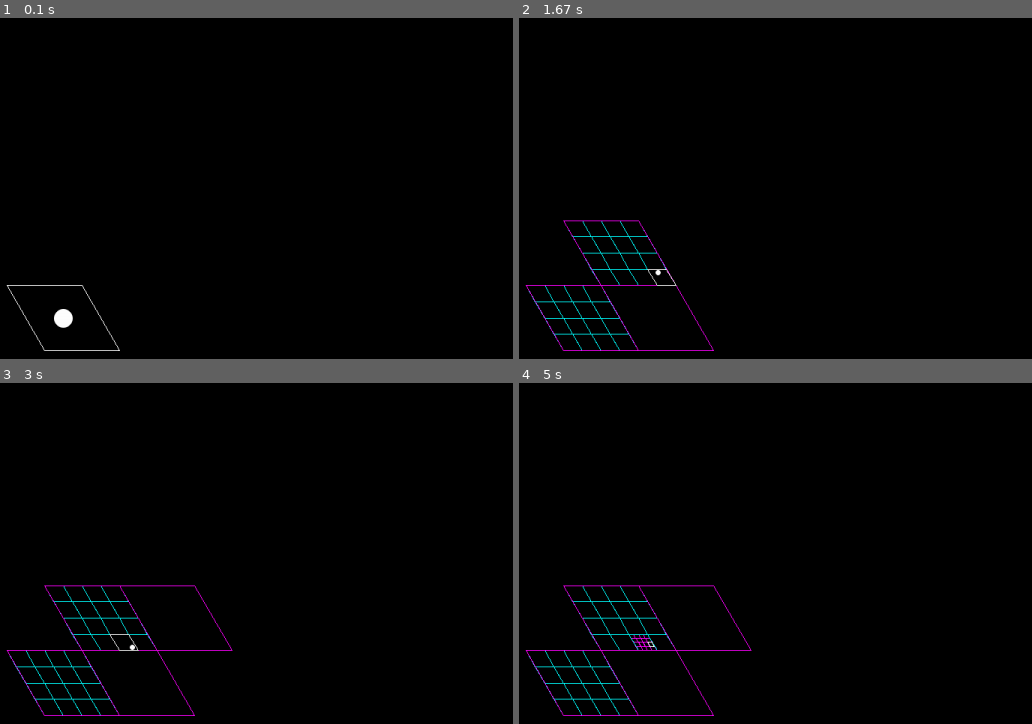
Above: before the commit, frames 1-4 (two rows, left to right).
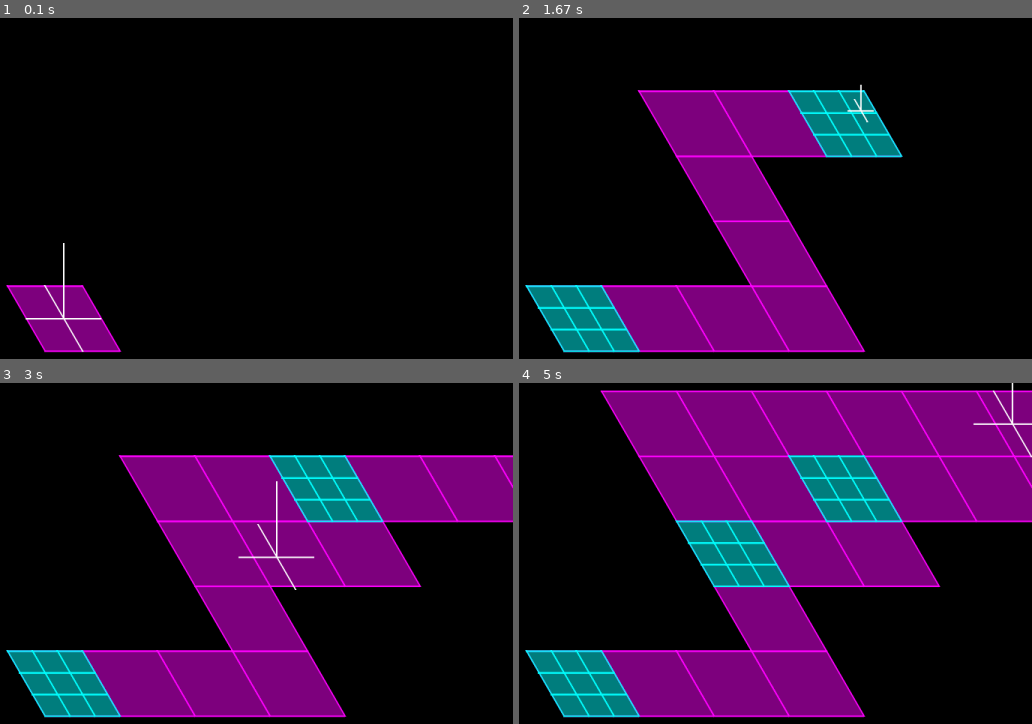
Above: after the commit, the same moments.

Repository: MathewKJ2048/pygame-jam-spring-2025
Game: pygame game, started from src/main.py
Two runs of this game, one before a commit and one after it. Both use one fixed random seed, a clock stepped at 60 frames per second and the inputs below.
Inputs:
- Up to frame 1 (0.1 s): no input
- Up to frame 2 (1.67 s): tap S at 0.33, 1.65 s; hold Right 0.67-1.13 s; hold Up 1.17-1.47 s; hold Right from 1.5 s (still down)
- Up to frame 3 (3 s): release Right at 1.97 s; hold Left 2-2.53 s; hold Down 2.57-2.87 s; hold Left from 2.9 s (still down)
- Up to frame 4 (5 s): tap S at 3.05 s; release Left at 3.3 s; hold Up 3.33-3.7 s; hold Right 3.73-4.37 s; hold Left from 4.8 s (still down)

The runs differ from the first frame. In frame 1, 3.1% of the frame differs, in the area x 1-24%, y 65-99%; in frame 2, 27%; in frame 3, 38%; in frame 4, 53%, in the area x 1-100%, y 0-99%.

Commit message:
rendering update and size for placed objects

Diff:
--- a/src/builder.py
+++ b/src/builder.py
@@ -1,7 +1,7 @@
 from conf import *
 from object import *
 
-class Builder(GameObject):
+class Builder(PlacedObject):
 	def __init__(self):
 		super().__init__()
 		self.v = Vector2(0,0)
--- a/src/conf.py
+++ b/src/conf.py
@@ -27,14 +27,24 @@
 WIDTH = 1200
 HEIGHT = 800
 
-SUBDIVISION = 4
+SUBDIVISION = 3
 
 CAMERA_CONSTANT_SCALE = 100
 
 I = Vector2(1,0)
 J = Vector2(0,1)
 
+I3 = Vector3(1,0,0)
+J3 = Vector3(0,1,0)
+K3 = Vector3(0,0,1)
+
 VELOCITY = 8
 
 def unit_vector(theta):
 	return math.cos(theta)*I + math.sin(theta)*J
+
+def make_pair_list(base_list):
+	pair_list = []
+	for i in range(len(base_list)):
+		pair_list.append((base_list[i],base_list[(i+1)%len(base_list)]))
+	return pair_list
--- a/src/object.py
+++ b/src/object.py
@@ -1,7 +1,6 @@
 from conf import *
 
 class GameObject:
-	color = WHITE
 	def __init__(self,parent=None):
 		self.r = Vector2(0,0)
 		self.set_parent(parent)
@@ -14,3 +13,13 @@
 		else:
 			self.parent = None
 			self.level = 0
+	def get_lines(self):
+		return [(I3/2,-I3/2),(J3/2,-J3/2),(I3-I3,K3)]
+	def get_color(self):
+		return WHITE
+	def get_width(self):
+		return 2
+
+class PlacedObject(GameObject):
+	def size(self):
+		return SUBDIVISION**(-self.level+1)
--- a/src/render.py
+++ b/src/render.py
@@ -15,33 +15,38 @@
 	return project(v,game)
 
 
-def render_space(surface,s,game,color_override = None):
-	r = Vector3(s.r.x,s.r.y,0)
-	neighbours = [Vector3(1/2,1/2,0),Vector3(1/2,-1/2,0),Vector3(-1/2,-1/2,0),Vector3(-1/2,1/2,0)]
-	screen_points = [project3(r+n*s.size(),game) for n in neighbours]
-	color = MAGENTA
-	if s.level % 2 == 1:
-		color = CYAN
-	if color_override:
-		color = color_override
-	pygame.draw.polygon(surface,color,screen_points,width=1)
+def render_object(surface,o,game):
+	r0 = Vector3(o.r.x,o.r.y,0)
+	pairs = o.get_lines()
+	def transform(r):
+		return project3(r0 + r*o.size(),game)
+	def transform_pair(p):
+		u, v = p
+		return (transform(u),transform(v))
+	point_pairs = [transform_pair(l) for l in pairs]
+	for pp in point_pairs:
+		pygame.draw.aaline(surface,o.get_color(),pp[0],pp[1],width=o.get_width())
 
-def render_object(surface,o,game):
-	r = Vector3(o.r.x,o.r.y,0)
-	size = CAMERA_CONSTANT_SCALE/2 * game.scale * o.size()
-	pygame.draw.aacircle(surface,type(o).color,project3(r,game),size)
+def render_surface_base(surface,s,game):
+	points = [project3(Vector3(s.r.x,s.r.y,0)+t[0]*s.size(),game) for t in s.get_lines()]
+	pygame.draw.polygon(surface,darken(s.get_color(),0.5),points)
+
+def render_space(surface,s,game):
+	render_object(surface,s,game)
+
 
 def render_builder(surface,b,game):
 	render_object(surface, game.builder, game)
-	if b.parent:
-		render_space(surface, b.parent, game, color_override=WHITE)
+
 
 def render(game):
 	surface = pygame.Surface((WIDTH,HEIGHT))
 	surface.fill(BACKGROUND)
 	def key(s):
-		return -s.level
+		return s.level
 	game.spaces.sort(key=key)
+	for s in game.spaces:
+		render_surface_base(surface,s,game)
 	for s in game.spaces:
 		render_space(surface,s,game)
 	render_builder(surface, game.builder, game)
--- a/src/space.py
+++ b/src/space.py
@@ -5,6 +5,19 @@
 	def __init__(self,parent=None):
 		super().__init__(parent=parent)
 		self.children = []
+
+	def get_lines(self):
+		return make_pair_list([
+			(I3+J3)/2,
+			(I3-J3)/2,
+			(-I3-J3)/2,
+			(-I3+J3)/2
+		])
+
+	def get_color(self):
+		if self.level%2 == 0:
+			return MAGENTA
+		return CYAN
 
 	def contains(self,o):
 		diff_x = abs(self.r.x - o.r.x)
